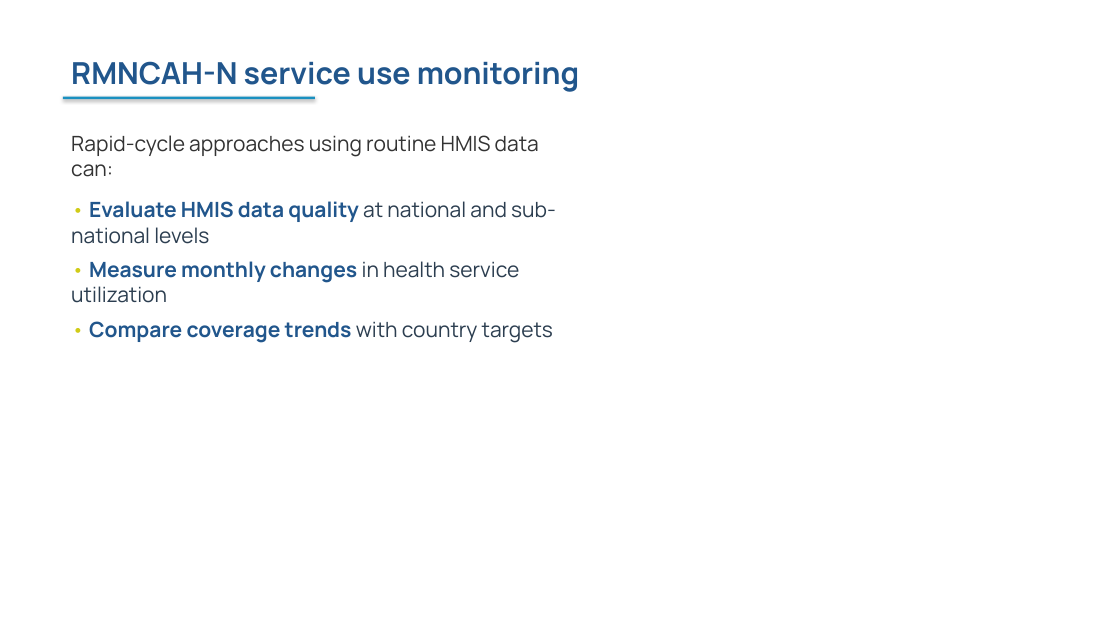
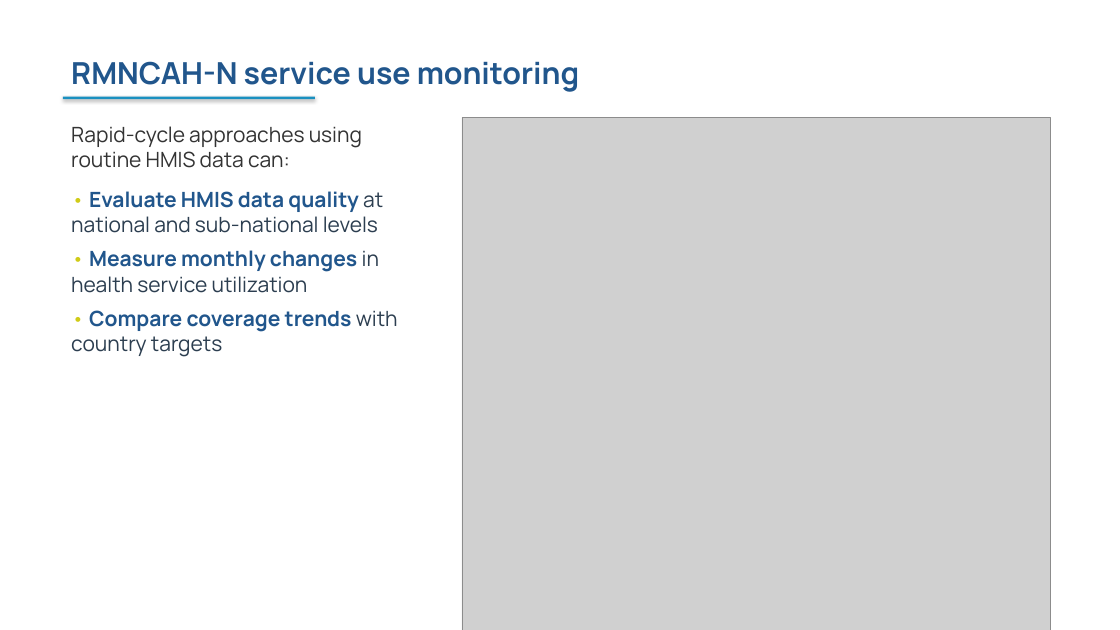
Before and after one commit to FASTR-Analytics/fastr-resource-hub, a slide deck: slide 11 of outputs/2026-zambia_deck.pptx. Drawn at 1120x630 pixels with LibreOffice and Linux fonts; fonts in the diff are those of the drawing; grey boxes stand for pictures. Boxes give left, top, right and bottom in pixels: in the first picture for what was removed or moved away, otherwise in the second. Text is boxed around its words. In the diff, an @@ line names an element or a change of style, - is before the commit and + after.

```diff
--- a/outputs/2026-zambia_deck.pptx
+++ b/outputs/2026-zambia_deck.pptx
@@ text "Rapid-cycle approaches using routine HMIS ...": place and size @@
-text "Rapid-cycle approaches using routine HMIS ..." at bbox=[71, 135, 556, 343]
+text "Rapid-cycle approaches using routine HMIS ..." at bbox=[71, 126, 398, 357]
@@ picture added at bbox=[462, 118, 1050, 630] @@
@@ text at bbox=[71, 126, 362, 168]: less space between paragraphs @@
```
Also in this commit, not shown: 20 other slides changed, 7 other files.
